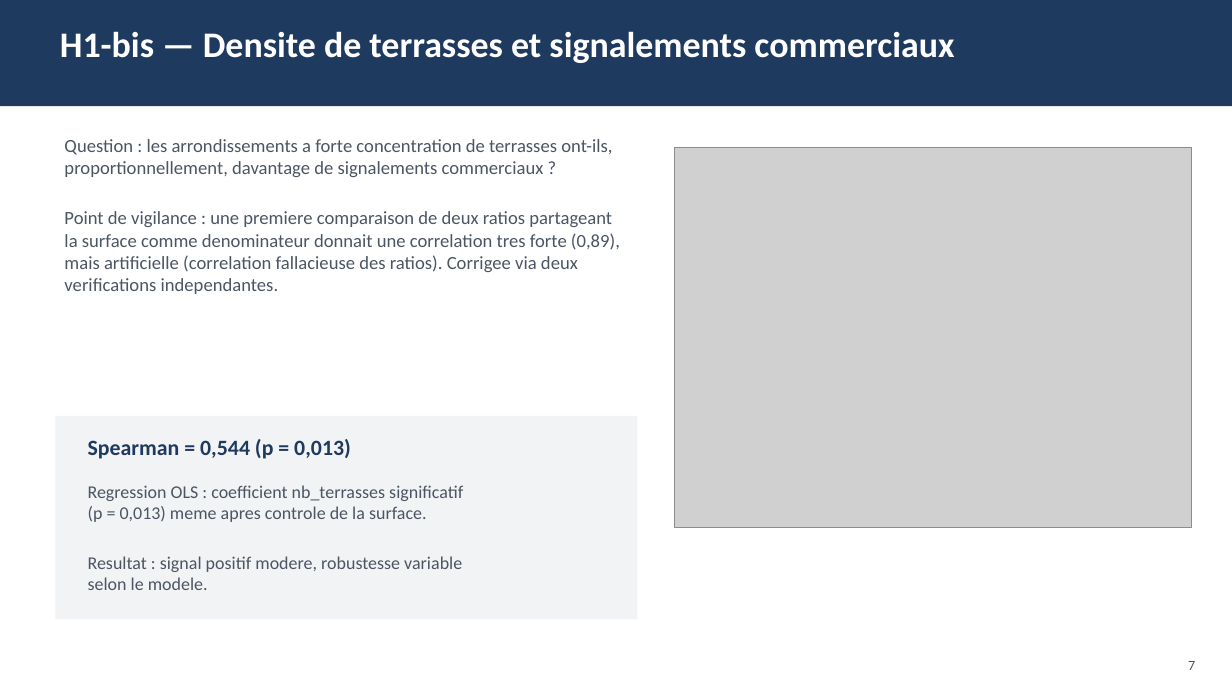
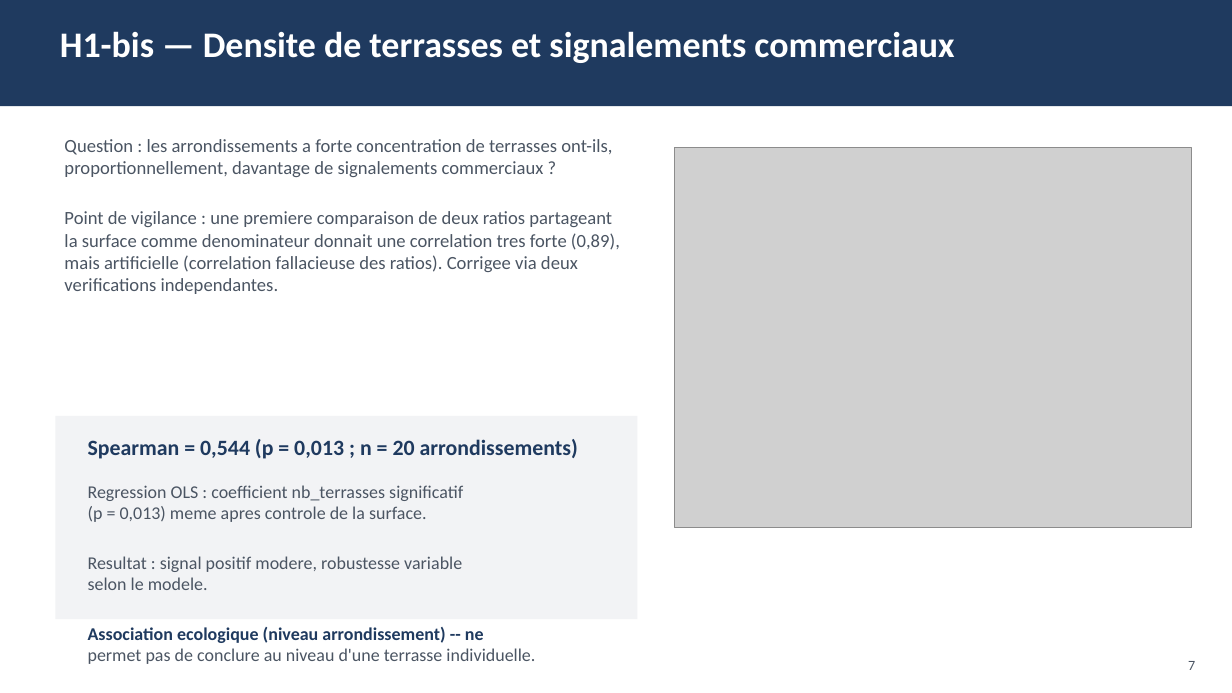
Before and after one commit to AyhamKsouri/test-technique, a slide deck: slide 7 of presentation/presentation.pptx. Drawn at 1232x693 pixels with LibreOffice and Linux fonts; fonts in the diff are those of the drawing; grey boxes stand for pictures. Boxes give left, top, right and bottom in pixels: in the first picture for what was removed or moved away, otherwise in the second. Text is boxed around its words. In the diff, an @@ line names an element or a change of style, - is before the commit and + after.

```diff
--- a/presentation/presentation.pptx
+++ b/presentation/presentation.pptx
@@ text at bbox=[88, 439, 578, 459]: text changed @@
-Spearman = 0,544 (p = 0,013)
+Spearman = 0,544 (p = 0,013 ; n = 20 arrondissements)
@@ text at bbox=[88, 627, 535, 664]: paragraphs added @@
+Association ecologique (niveau arrondissement) -- ne
+permet pas de conclure au niveau d'une terrasse individuelle.
```
Also in this commit, not shown: 1 other slide changed.
